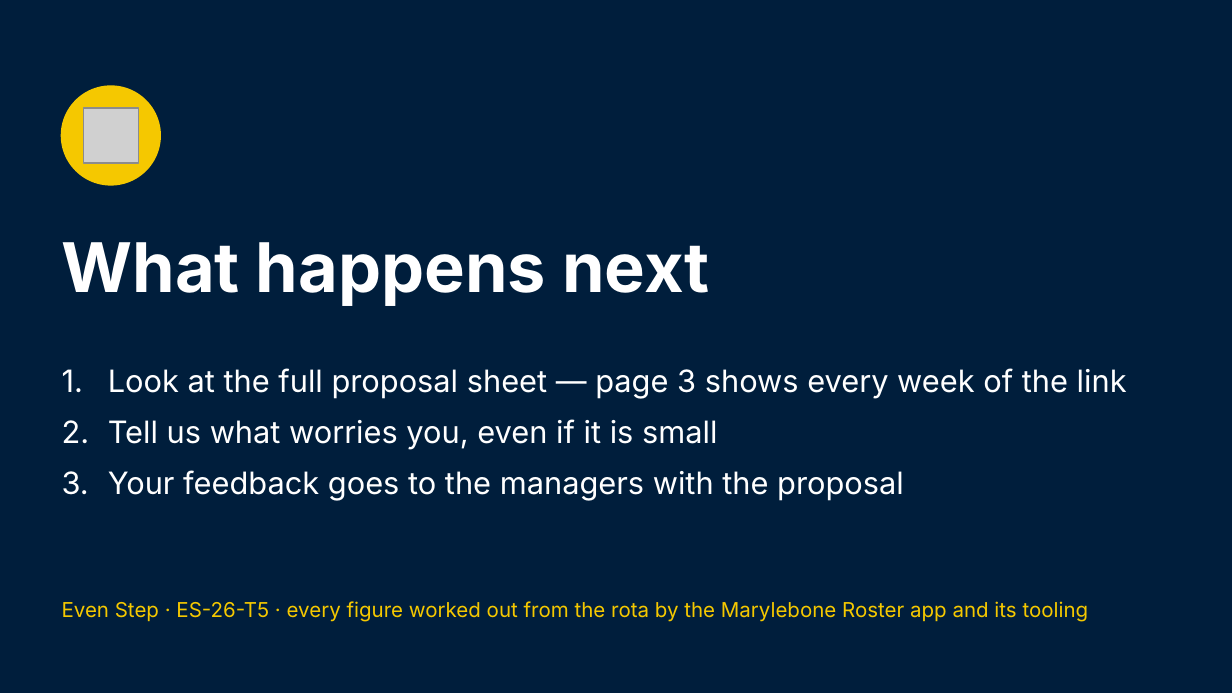
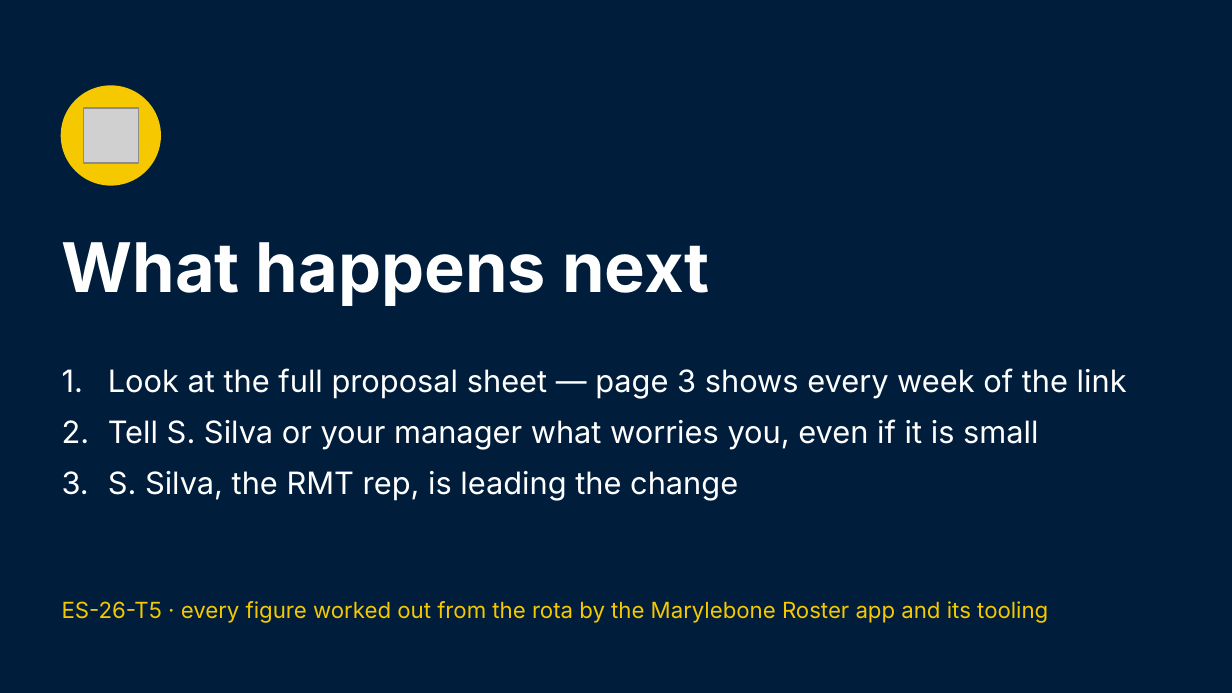
Before and after one commit to Garethdavidmiller/roster-app, a slide deck: slide 15 of docs/links-26/presentations/Even-Step-for-colleagues.pptx. Drawn at 1232x693 pixels with LibreOffice and Linux fonts; fonts in the diff are those of the drawing; grey boxes stand for pictures. Boxes give left, top, right and bottom in pixels: in the first picture for what was removed or moved away, otherwise in the second. Text is boxed around its words. In the diff, an @@ line names an element or a change of style, - is before the commit and + after.

```diff
--- a/docs/links-26/presentations/Even-Step-for-colleagues.pptx
+++ b/docs/links-26/presentations/Even-Step-for-colleagues.pptx
@@ text at (108,419,1038,500): text changed @@
-2. Tell us what worries you, even if it is small
-3. Your feedback goes to the managers with the proposal
+2. Tell S. Silva or your manager what worries you, even if it is small
+3. S. Silva, the RMT rep, is leading the change
@@ text at (62,601,1048,623): text changed; size 12 to 13 pt @@
-Even Step · ES-26-T5 · every figure worked out from the rota by the Marylebone Roster app and its tooling
+ES-26-T5 · every figure worked out from the rota by the Marylebone Roster app and its tooling
```
Also in this commit, not shown: 10 other slides changed, 56 other files.
